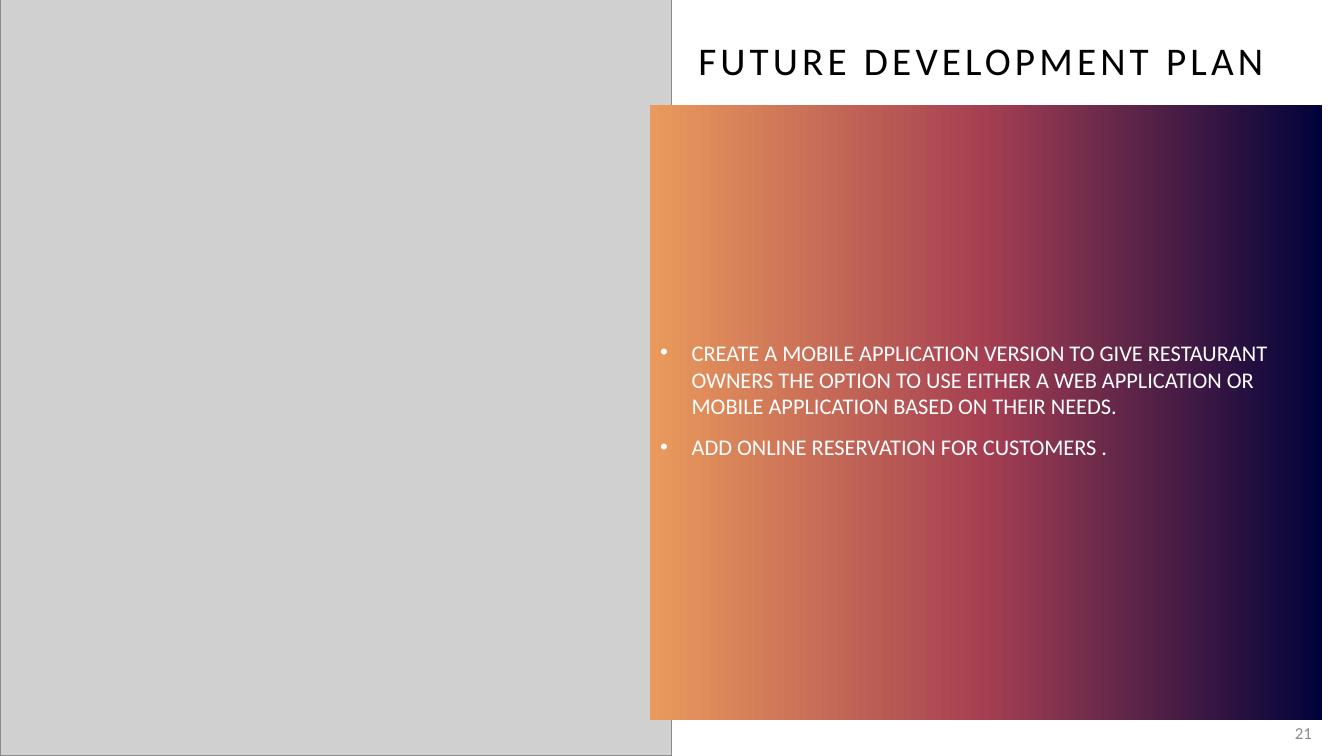
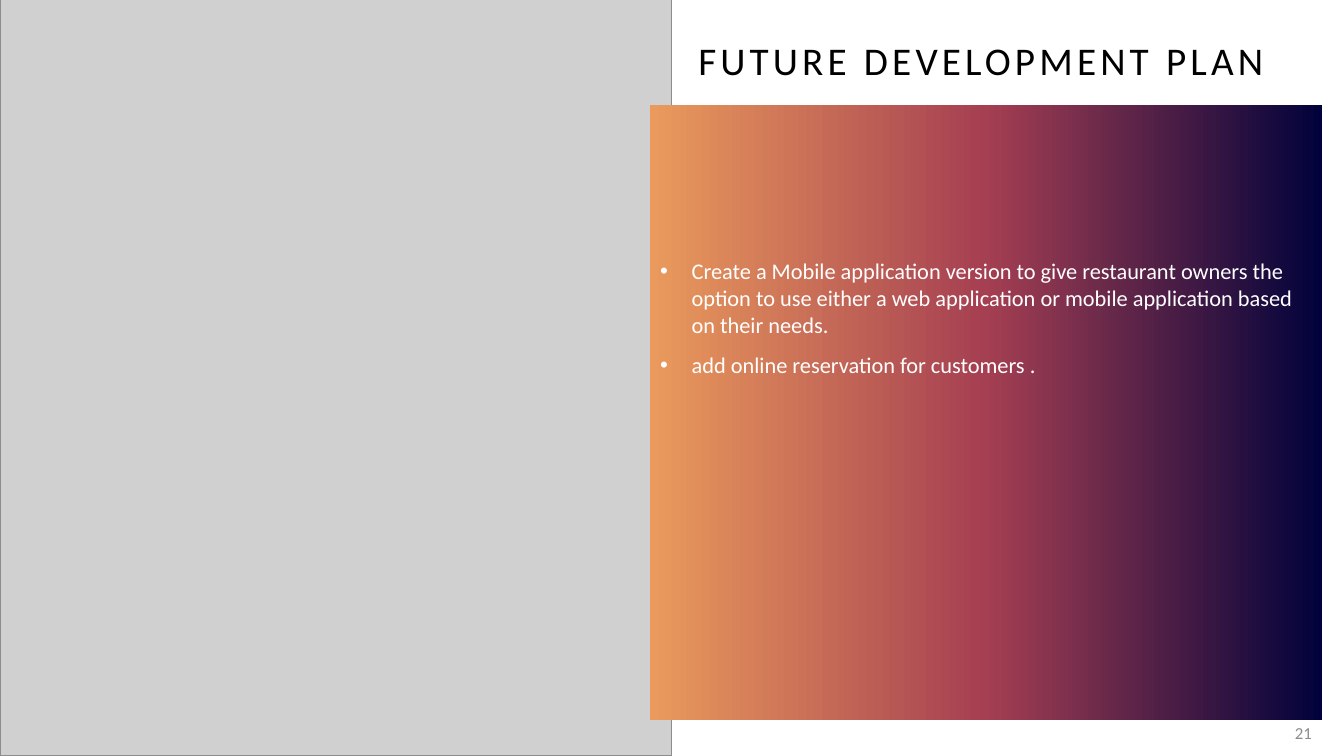
Before and after one commit to KL-3/CentRes, a slide deck: slide 21 of CentRes.pptx. Drawn at 1344x756 pixels with LibreOffice and Linux fonts; fonts in the diff are those of the drawing; grey boxes stand for pictures. Boxes give left, top, right and bottom in pixels: in the first picture for what was removed or moved away, otherwise in the second. Text is boxed around its words. In the diff, an @@ line names an element or a change of style, - is before the commit and + after.

```diff
--- a/CentRes.pptx
+++ b/CentRes.pptx
@@ text at (x1=692, y1=263, x2=1292, y2=373): text changed @@
-• CREATE A MOBILE APPLICATION VERSION TO GIVE RESTAURANT OWNERS THE OPTION TO USE EITHER A WEB APPLICATION OR MOBILE APPLICATION BASED ON THEIR NEEDS.
-• ADD ONLINE RESERVATION FOR CUSTOMERS .
+• Create a Mobile application version to give restaurant owners the option to use either a web application or mobile application based on their needs.
+• add online reservation for customers .
```
Also in this commit, not shown: 3 other slides changed.
